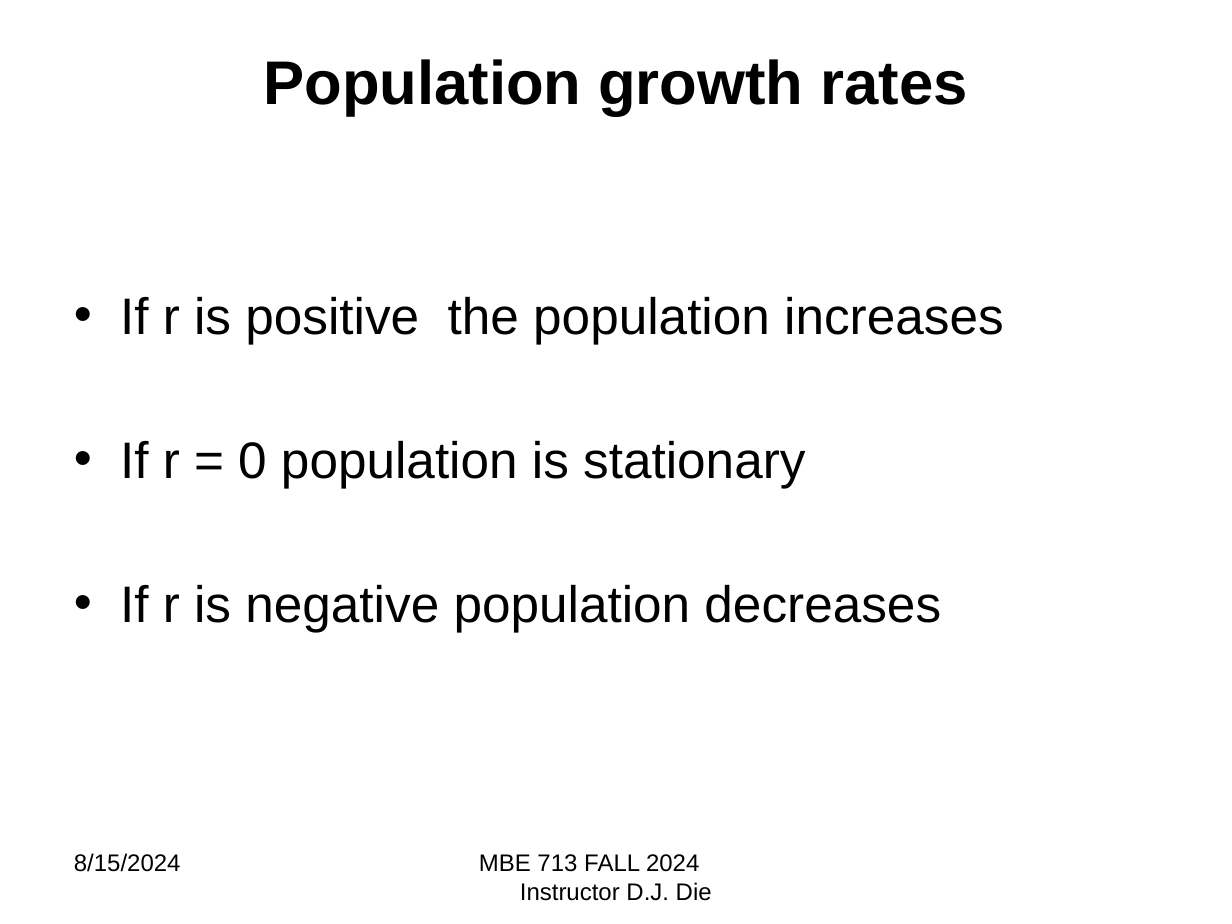
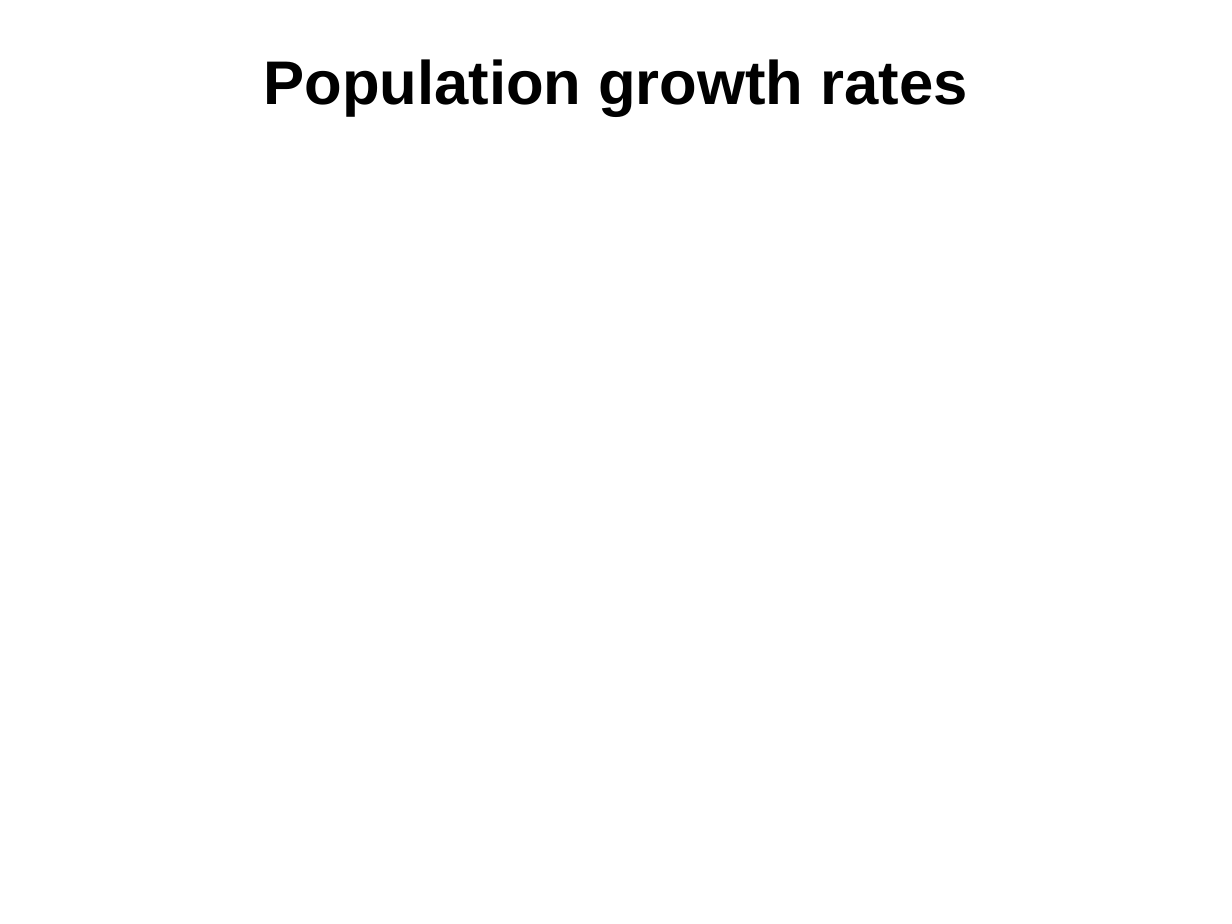
Before and after one commit to ebabcock/MBE713Population-Dynamics, a slide deck: slide 8 of Module3_exponential_growth/2.Exponential Growth.pptx. Drawn at 1232x924 pixels with LibreOffice and Linux fonts; fonts in the diff are those of the drawing; grey boxes stand for pictures. Boxes give left, top, right and bottom in pixels: in the first picture for what was removed or moved away, otherwise in the second. Text is boxed around its words. In the diff, an @@ line names an element or a change of style, - is before the commit and + after.

```diff
--- a/Module3_exponential_growth/2.Exponential Growth.pptx
+++ b/Module3_exponential_growth/2.Exponential Growth.pptx
@@ text removed at bbox=[120, 296, 1004, 632] @@
-• If r is positive the population increases
-• If r = 0 population is stationary
-• If r is negative population decreases
@@ text removed at bbox=[74, 853, 181, 872] @@
-8/15/2024
@@ text removed at bbox=[479, 854, 712, 901] @@
-MBE 713 FALL 2024 Instructor D.J. Die
```
Also in this commit, not shown: 7 other slides changed, 3 slides added, 1 slide removed, 25 other files.
